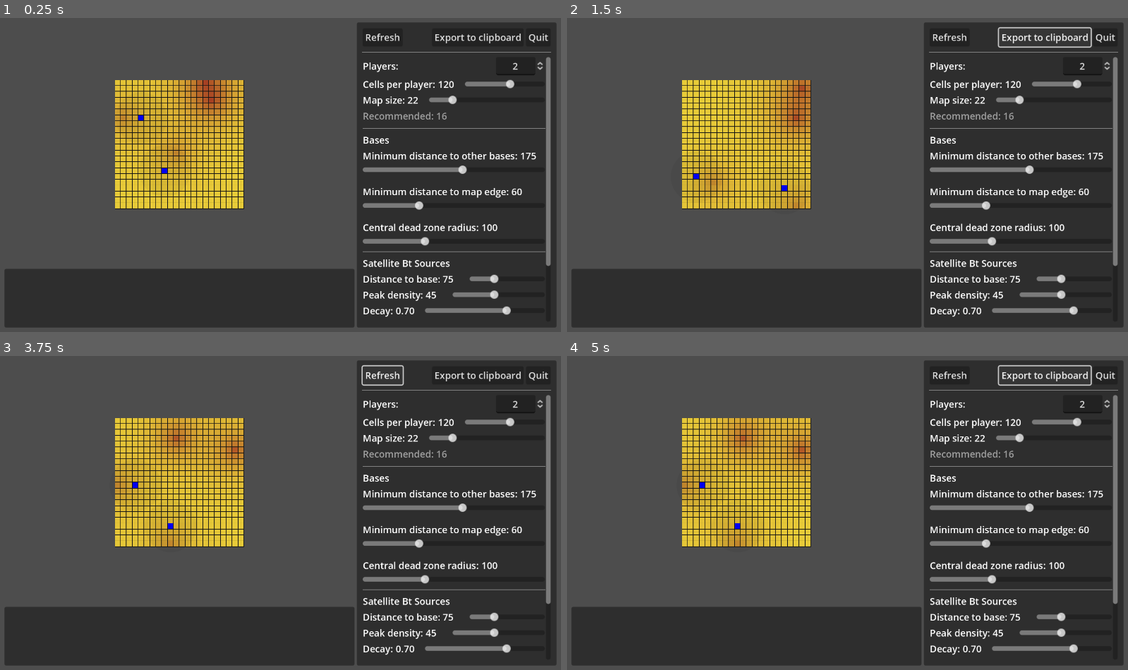
Above: before the commit, frames 1-4 (two rows, left to right).
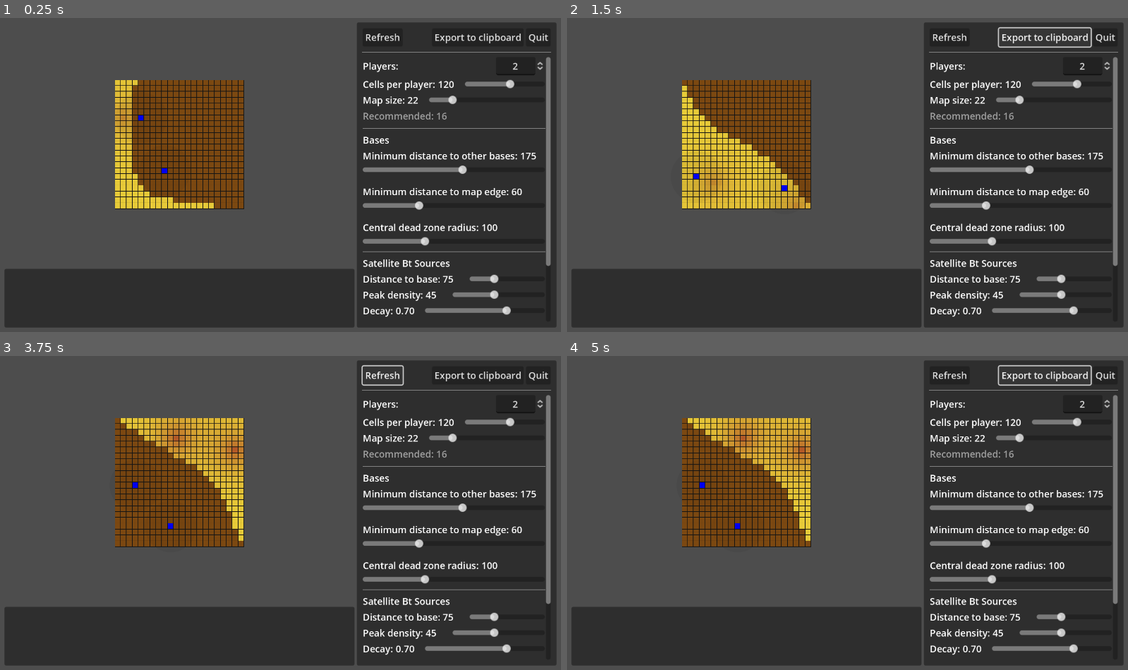
Above: after the commit, the same moments.

Repository: wadcom/kisarra-mapgen
Game: Godot game, scene res://main.tscn
Two runs of this game, one before a commit and one after it. Both use one fixed random seed, a clock stepped at 60 frames per second and the inputs below.
Inputs:
- Up to frame 1 (0.25 s): no input
- Up to frame 2 (1.5 s): click "Refresh" at 0.5 s; click "Export to clipboard" at 1.25 s
- Up to frame 3 (3.75 s): click "Refresh" at 2 s; click "Export to clipboard" at 2.75 s; click "Refresh" at 3.5 s
- Up to frame 4 (5 s): click "Export to clipboard" at 4.25 s

The runs differ from the first frame. In frame 1, 6.1% of the frame differs, in the area x 23-44%, y 19-61%; in frame 2, 4.0%; in frame 3, 5.0%; in frame 4, 5.0%.

Commit message:
Setup mountain based on height map

Diff:
--- a/map_area.gd
+++ b/map_area.gd
@@ -1,6 +1,7 @@
 extends ColorRect
 
 @export var base_cell_prefab: PackedScene
+@export var mountain_cell_prefab: PackedScene
 @export var round_area_prefab: PackedScene
 @export var sand_cell_prefab: PackedScene
 
@@ -16,6 +17,7 @@
 
 	%DiagnosticsText.clear()
 
+	var height_map = _make_height_map(params)
 	var base_positions = _pick_base_positions(params)
 	var satellite_bt_sources = _pick_satellite_bt_sources(params, base_positions)
 	var extra_bt_sources = _pick_extra_bt_sources(params, base_positions)
@@ -23,17 +25,22 @@
 	var bt_density = _calculate_bt_density(params, satellite_bt_sources + extra_bt_sources)
 
 	_setup_bases(params, base_positions)
-	_setup_ground_cells(params, bt_density)
+	_setup_ground_cells(params, bt_density, height_map)
 
 	_prepare_export_data(params, base_positions, bt_density)
 
-	_xxx()
-
-
-func _xxx():
+
+func _make_height_map(params):
 	var octave1 = _perlin_noise.make_octave(1)
-	print("XXX ", octave1)
-	print("XXX ", _perlin_noise.get_height(octave1, 5, Vector2(2.5, 3.5)))
+
+	var height = []
+	for y in params.map_size:
+		for x in params.map_size:
+			var p = Vector2(x + 0.5, y + 0.5)
+			var h = _perlin_noise.get_height(octave1, params.map_size, p)
+			height.append(h)
+
+	return height
 
 
 func export_map():
@@ -72,7 +79,7 @@
 	return total_bt
 
 
-func _setup_ground_cells(params, bt_density):
+func _setup_ground_cells(params, bt_density, height_map):
 	for c in $GroundCells.get_children():
 		$GroundCells.remove_child(c)
 		c.queue_free()
@@ -81,8 +88,13 @@
 	for y in params.map_size:
 		for x in params.map_size:
 
-			var cell = sand_cell_prefab.instantiate()
-			cell.set_bt_density(bt_density[i])
+			var cell
+			if height_map[i] <= 0.0:
+				cell = sand_cell_prefab.instantiate()
+				cell.set_bt_density(bt_density[i])
+			else:
+				cell = mountain_cell_prefab.instantiate()
+
 			i += 1
 
 			cell.position = Vector2(x, y) * _globals.PIXELS_PER_CELL_SIDE
--- a/map_area.tscn
+++ b/map_area.tscn
@@ -1,8 +1,9 @@
-[gd_scene load_steps=5 format=3 uid="uid://ca8i0jh687k0m"]
+[gd_scene load_steps=6 format=3 uid="uid://ca8i0jh687k0m"]
 
 [ext_resource type="Script" path="res://map_area.gd" id="1_8qfge"]
 [ext_resource type="PackedScene" uid="uid://djvis3o7e1smv" path="res://base_cell.tscn" id="2_e1c3d"]
 [ext_resource type="PackedScene" uid="uid://de6ailbpe4obu" path="res://sand_cell.tscn" id="2_fjadh"]
+[ext_resource type="PackedScene" uid="uid://dtp0putph15ls" path="res://mountain_cell.tscn" id="3_7gub7"]
 [ext_resource type="PackedScene" uid="uid://dbhypu0aiefk" path="res://round_area.tscn" id="3_sqwi0"]
 
 [node name="MapArea" type="ColorRect"]
@@ -16,6 +17,7 @@
 color = Color(0.0827414, 0.0827414, 0.0827414, 1)
 script = ExtResource("1_8qfge")
 base_cell_prefab = ExtResource("2_e1c3d")
+mountain_cell_prefab = ExtResource("3_7gub7")
 round_area_prefab = ExtResource("3_sqwi0")
 sand_cell_prefab = ExtResource("2_fjadh")
 
Not shown: 1 places in side_panel/bases_settings.tscn that only renumber resources
